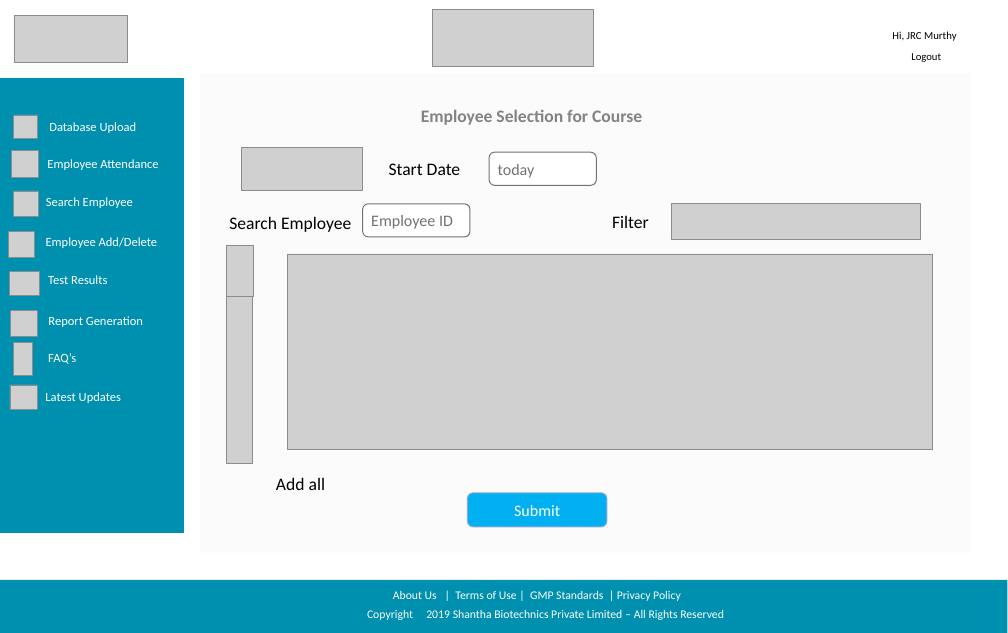
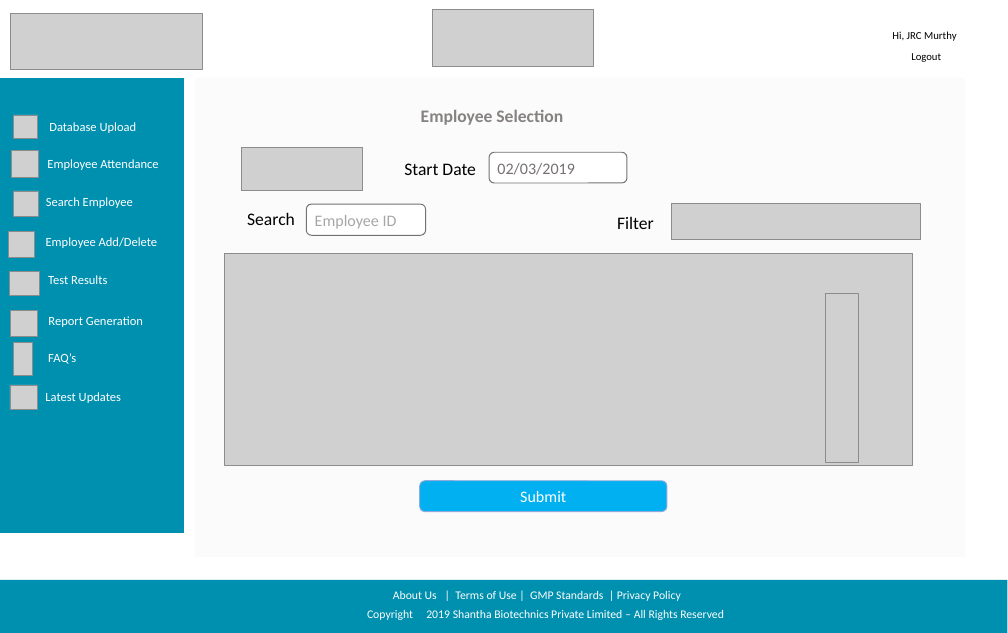
Before and after one commit to sarthakbhutani/Shantha_sih2019, a slide deck: slide 3 of Documentation/Screen Designs/Shanta Sanofi Screen Designs.pptx. Drawn at 1008x633 pixels with LibreOffice and Linux fonts; fonts in the diff are those of the drawing; grey boxes stand for pictures; background and template pictures are left out. Boxes give left, top, right and bottom in pixels: in the first picture for what was removed or moved away, otherwise in the second. Text is boxed around its words. In the diff, an @@ line names an element or a change of style, - is before the commit and + after.

```diff
--- a/Documentation/Screen Designs/Shanta Sanofi Screen Designs.pptx
+++ b/Documentation/Screen Designs/Shanta Sanofi Screen Designs.pptx
@@ picture resized from (x1=14, y1=15, x2=127, y2=63) to (x1=11, y1=13, x2=203, y2=69) @@
@@ text "E`" moved from (x1=200, y1=74, x2=971, y2=553) to (x1=195, y1=78, x2=965, y2=557) @@
@@ text at (x1=421, y1=110, x2=563, y2=125): text changed @@
-Employee Selection for Course
+Employee Selection
@@ text "Start Date" moved from (x1=389, y1=163, x2=461, y2=175) to (x1=404, y1=163, x2=476, y2=175) @@
@@ rounded rectangle "02/03/2019" resized from (x1=489, y1=152, x2=596, y2=185) to (x1=489, y1=152, x2=627, y2=183) @@
@@ text in rounded rectangle at (x1=497, y1=163, x2=574, y2=175): text changed @@
-today
+02/03/2019
@@ rounded rectangle "Employee ID" resized from (x1=363, y1=204, x2=471, y2=237) to (x1=306, y1=204, x2=426, y2=235) @@
@@ rounded rectangle "Employee ID" at (x1=306, y1=204, x2=426, y2=235): text colour #767171 to #A6A6A6 @@
@@ text "Filter" moved from (x1=612, y1=216, x2=649, y2=228) to (x1=617, y1=217, x2=654, y2=229) @@
@@ text at (x1=247, y1=212, x2=295, y2=225): text changed @@
-Search Employee
+Search
@@ picture resized from (x1=288, y1=254, x2=933, y2=449) to (x1=224, y1=253, x2=912, y2=466) @@
@@ picture removed at (x1=227, y1=245, x2=253, y2=296) @@
@@ picture removed at (x1=227, y1=296, x2=253, y2=464) @@
@@ picture added at (x1=825, y1=293, x2=858, y2=462) @@
@@ text removed at (x1=276, y1=477, x2=325, y2=490) @@
-Add all
@@ rounded rectangle "Submit" resized from (x1=467, y1=493, x2=606, y2=527) to (x1=420, y1=481, x2=667, y2=512) @@
```
Also in this commit, not shown: 15 other slides changed, 3 slides removed.
